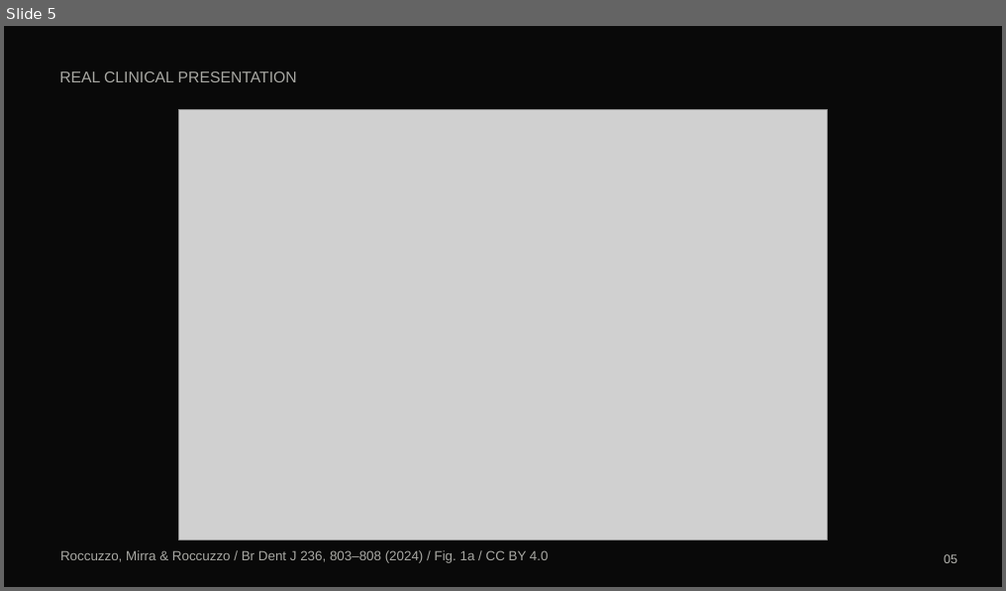
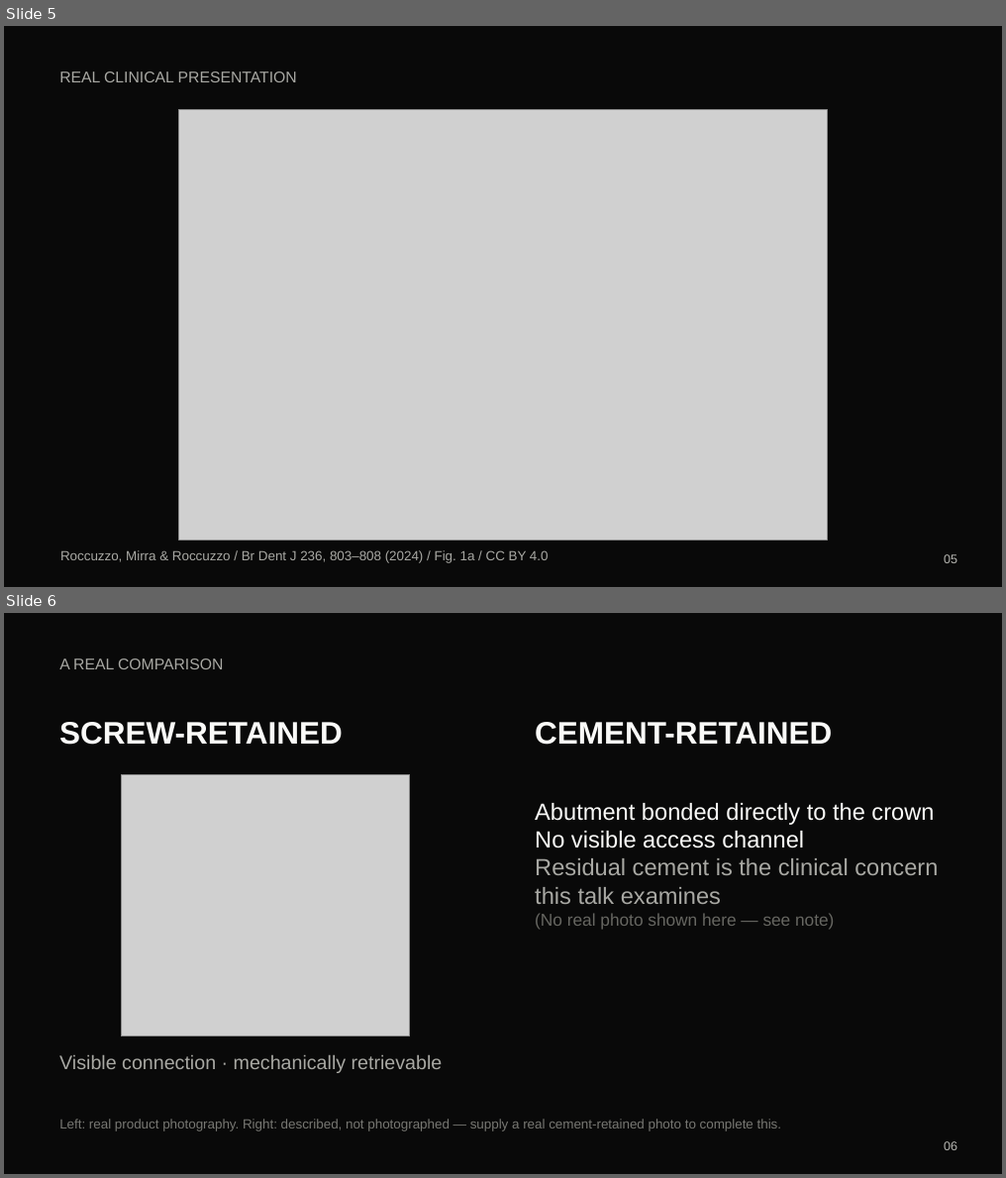
Before and after one commit to meijideandreyna/project, a slide deck: Cement_or_Screw_Complete.pptx. Shown one above the other, each under a label of ours: slide 5 before the commit, slides 5 and 6 after it. The pictures are 1006x591 and 1006x1178 pixels, drawn with LibreOffice and Linux fonts; fonts in the diff are those of the drawing; grey boxes stand for pictures. Boxes give left, top, right and bottom in pixels: in the first picture for what was removed or moved away, otherwise in the second. Text is boxed around its words. In the diff, an @@ line names an element or a change of style, - is before the commit and + after.

```diff
--- a/Cement_or_Screw_Complete.pptx
+++ b/Cement_or_Screw_Complete.pptx
@@ slide 6 added at [4, 613, 1002, 1174], background #090909 @@
@@ text added at [59, 659, 223, 669], 15 pt, text #A8A8A3 @@
+A REAL COMPARISON
@@ text added at [59, 722, 343, 745], 30 pt, text #FAFAF8, bold @@
+SCREW-RETAINED
@@ text added at [535, 722, 832, 745], 30 pt, text #FAFAF8, bold @@
+CEMENT-RETAINED
@@ picture added at [121, 774, 410, 1037] @@
@@ text added at [535, 803, 938, 930], 22.5 pt, text #FAFAF8 @@
+Abutment bonded directly to the crown
+No visible access channel
+Residual cement is the clinical concern this talk examines
+(No real photo shown here — see note)
@@ text added at [59, 1056, 443, 1073], 18.8 pt, text #A8A8A3 @@
+Visible connection · mechanically retrievable
@@ text added at [59, 1119, 782, 1132], 12.8 pt, text #777772 @@
+Left: real product photography. Right: described, not photographed — supply a real cement-retained photo to complete this.
@@ text added at [944, 1142, 957, 1151], 12 pt, text #B7B7B2 @@
+06
```
Also in this commit, not shown: 24 slides changed, 1 other slide added.
